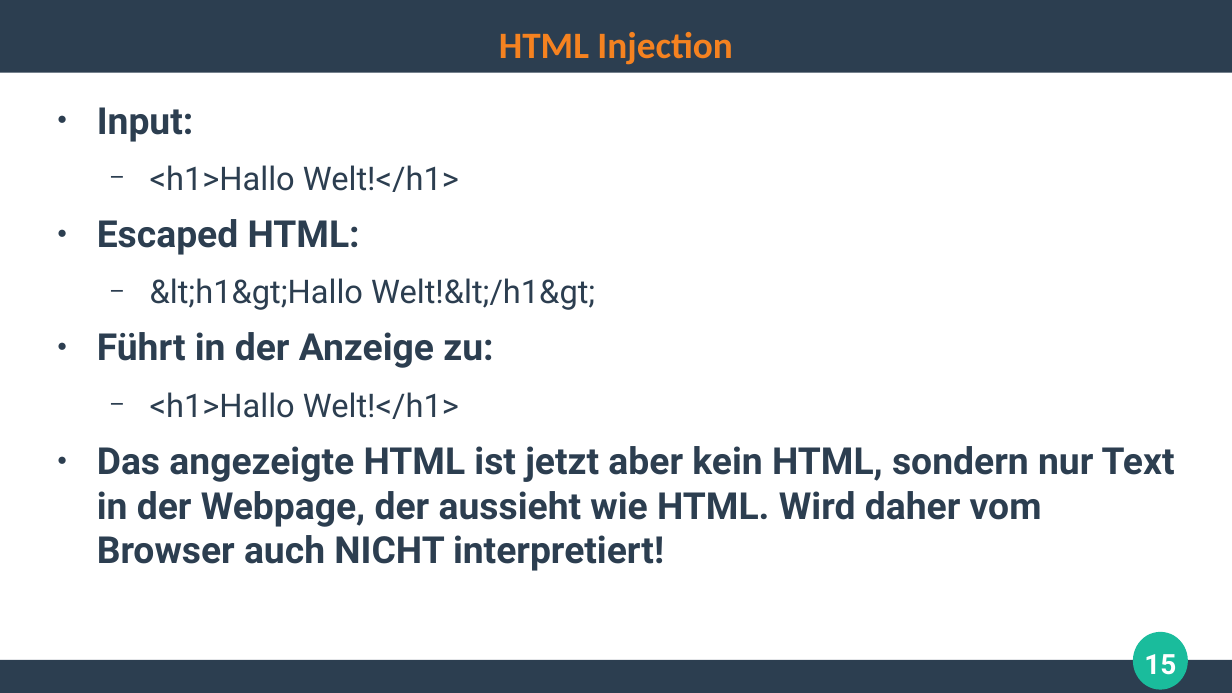
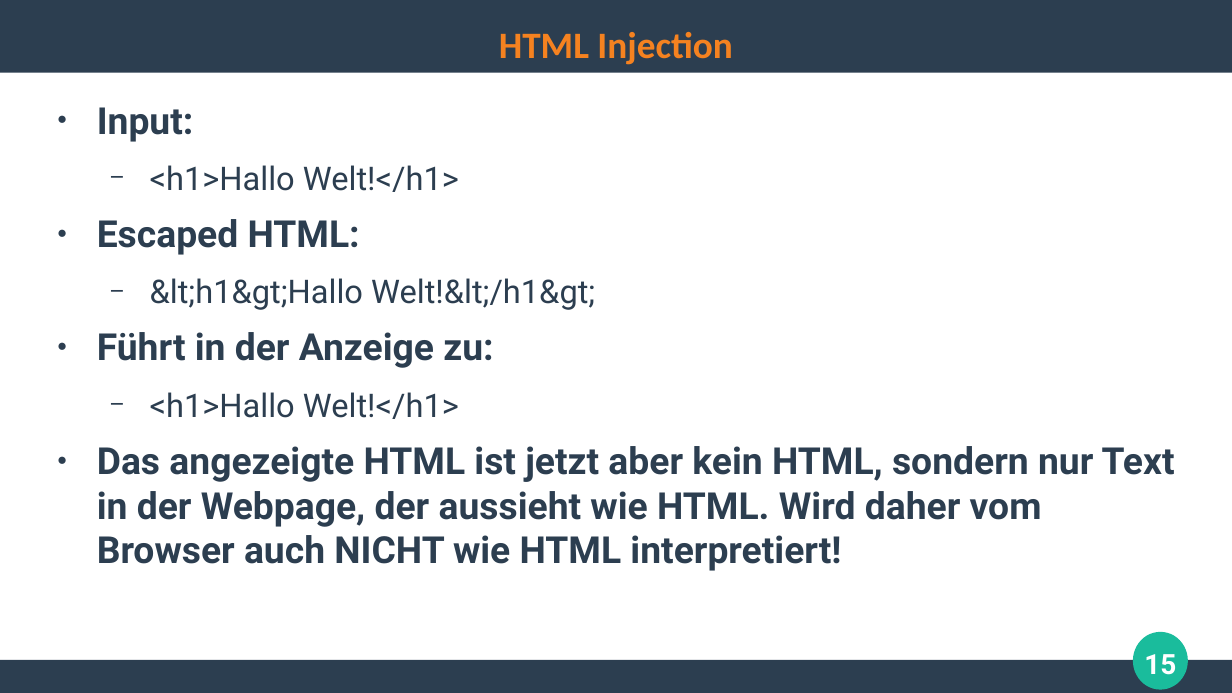
Before and after one commit to ghandmann/HS-AlbSig-WebAnwendungen2, a slide deck: slide 15 of Kapitel/06_WebSecurity.odp. Drawn at 1232x693 pixels with LibreOffice and Linux fonts; fonts in the diff are those of the drawing. Boxes give left, top, right and bottom in pixels: in the first picture for what was removed or moved away, otherwise in the second. Text is boxed around its words. In the diff, an @@ line names an element or a change of style, - is before the commit and + after.

```diff
--- a/Kapitel/06_WebSecurity.odp
+++ b/Kapitel/06_WebSecurity.odp
@@ text at (x1=97, y1=446, x2=1175, y2=571): text changed @@
-● Das angezeigte HTML ist jetzt aber kein HTML, sondern nur Text in der Webpage, der aussieht wie HTML. Wird daher vom Browser auch NICHT interpretiert!
+● Das angezeigte HTML ist jetzt aber kein HTML, sondern nur Text in der Webpage, der aussieht wie HTML. Wird daher vom Browser auch NICHT wie HTML interpretiert!
```
Also in this commit, not shown: 3 other slides changed.
